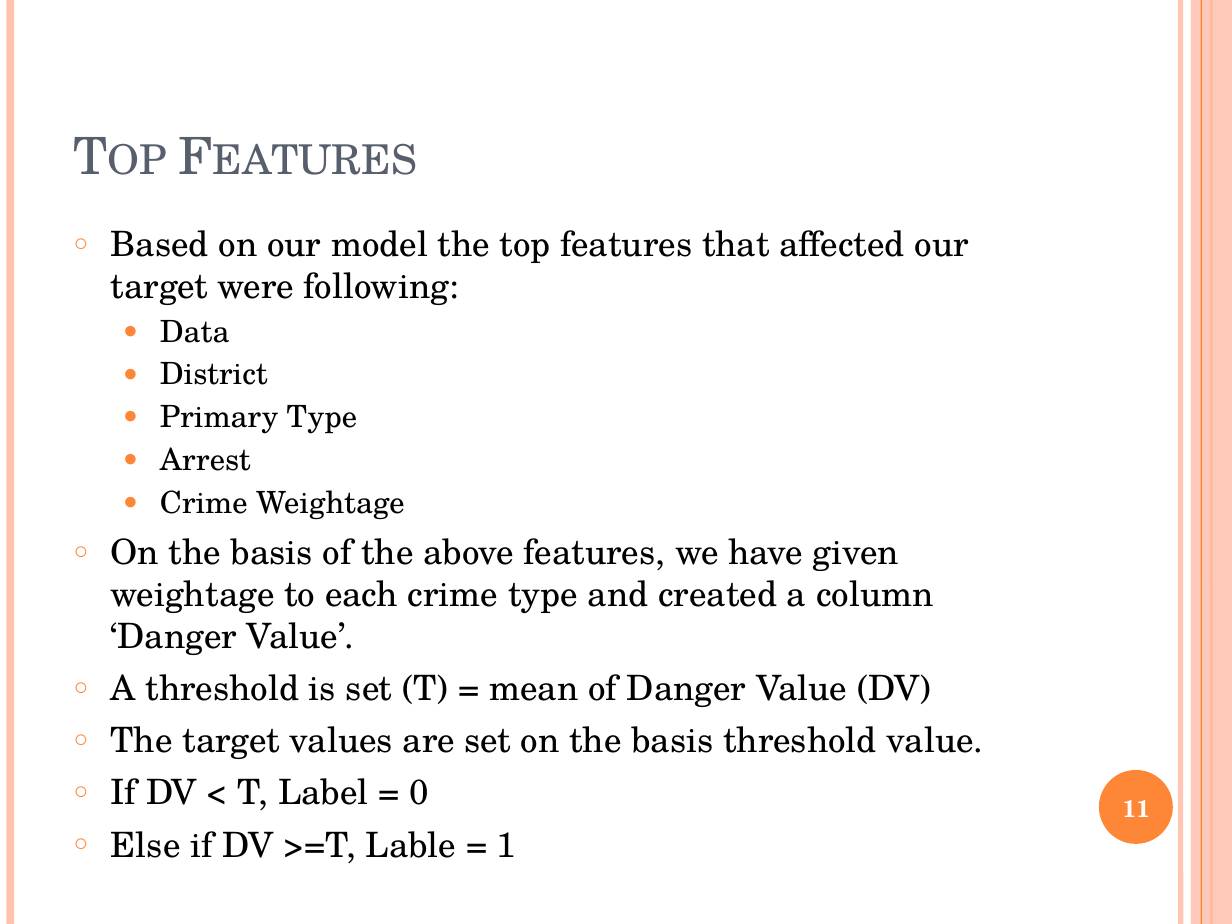
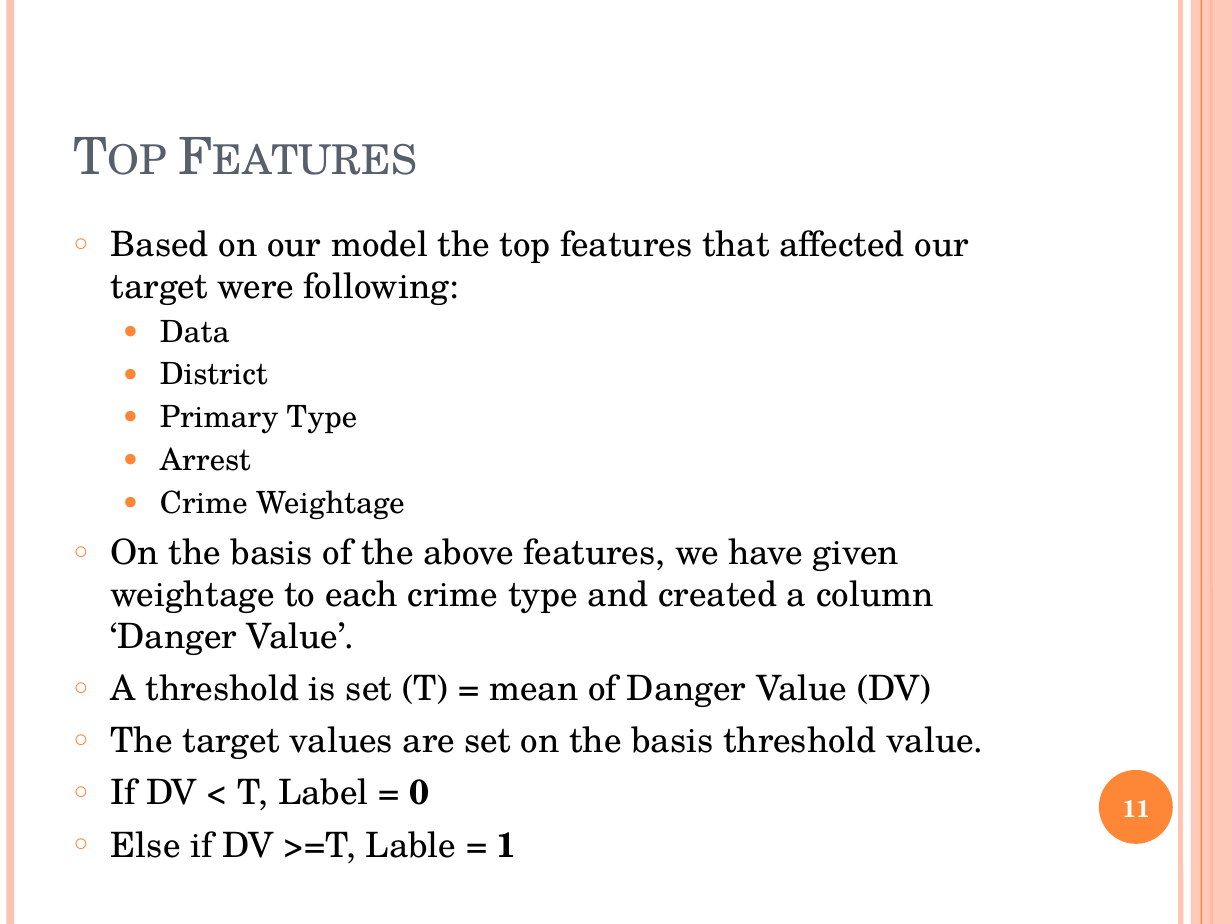
Before and after one commit to zee1159/Safe-Area-Prediction-Machine-Learning-Project, a slide deck: slide 11 of project-presentation-template.pptx. Drawn at 1232x924 pixels with LibreOffice and Linux fonts; fonts in the diff are those of the drawing. Boxes give left, top, right and bottom in pixels: in the first picture for what was removed or moved away, otherwise in the second. Text is boxed around its words. In the diff, an @@ line names an element or a change of style, - is before the commit and + after.

```diff
--- a/project-presentation-template.pptx
+++ b/project-presentation-template.pptx
@@ text at (111,778,517,863): bold on in "0", "1" @@
```
Also in this commit, not shown: 1 other slide changed.
